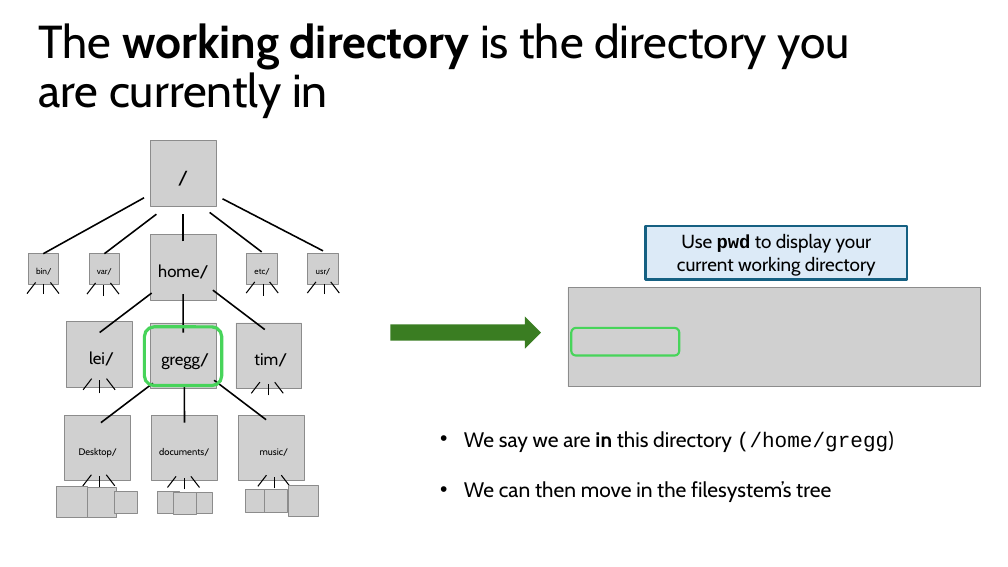
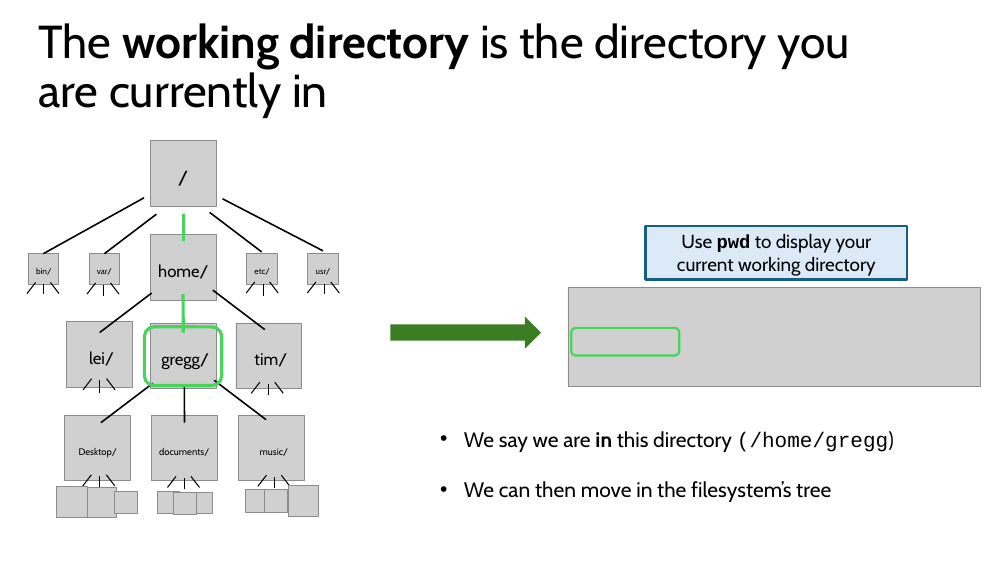
Before and after one commit to harvardinformatics/short-trainings, a slide deck: slide 41 of cmd-line-101/filesystems.pptx. Drawn at 1008x567 pixels with LibreOffice and Linux fonts; fonts in the diff are those of the drawing; grey boxes stand for pictures. Boxes give left, top, right and bottom in pixels: in the first picture for what was removed or moved away, otherwise in the second. Text is boxed around its words. In the diff, an @@ line names an element or a change of style, - is before the commit and + after.

```diff
--- a/cmd-line-101/filesystems.pptx
+++ b/cmd-line-101/filesystems.pptx
@@ line (183, 241) - (183, 214): stroke #000000 1.5 pt to #47D45A 3 pt @@
@@ line (183, 333) - (183, 294): stroke #000000 1.5 pt to #47D45A 3 pt @@
```
Also in this commit, not shown: 5 other slides changed, 2 other files.
